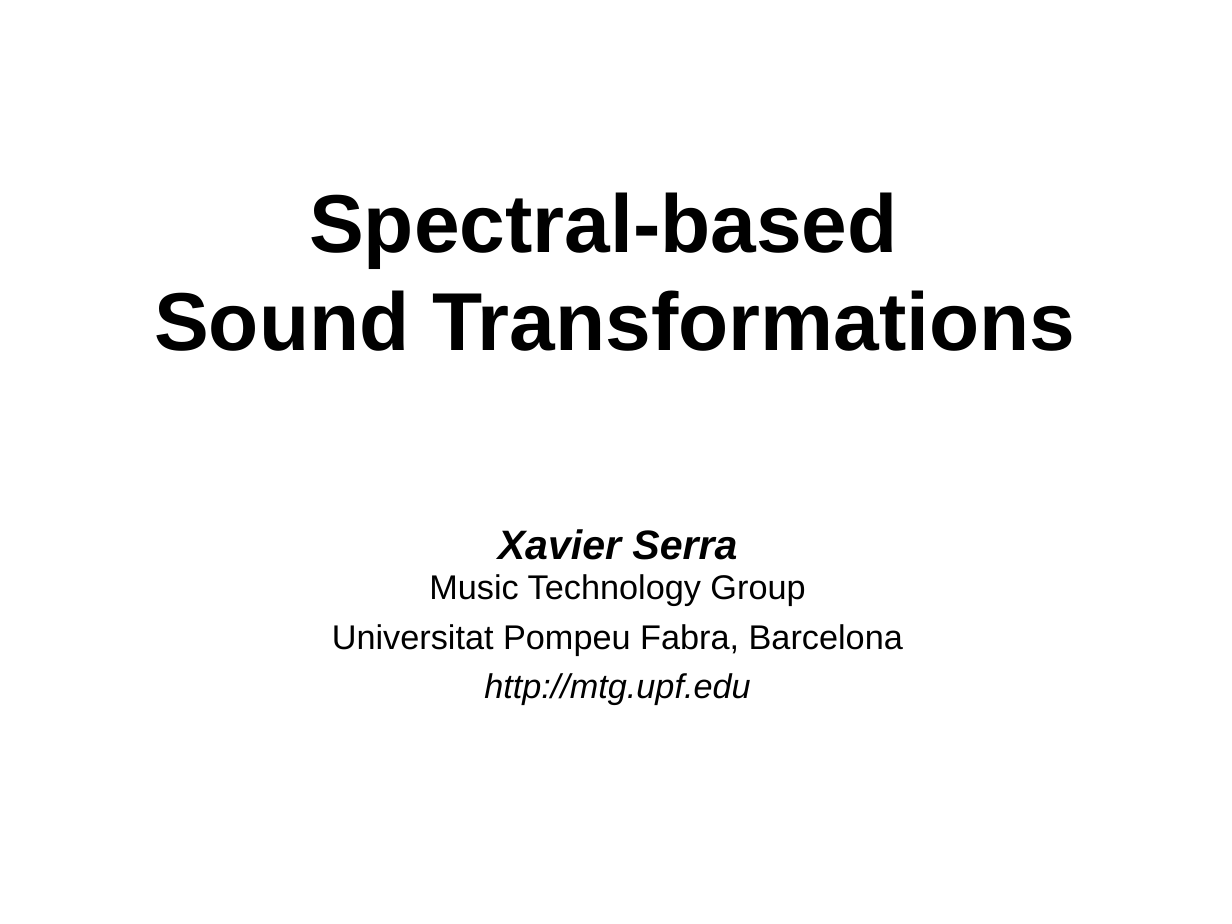
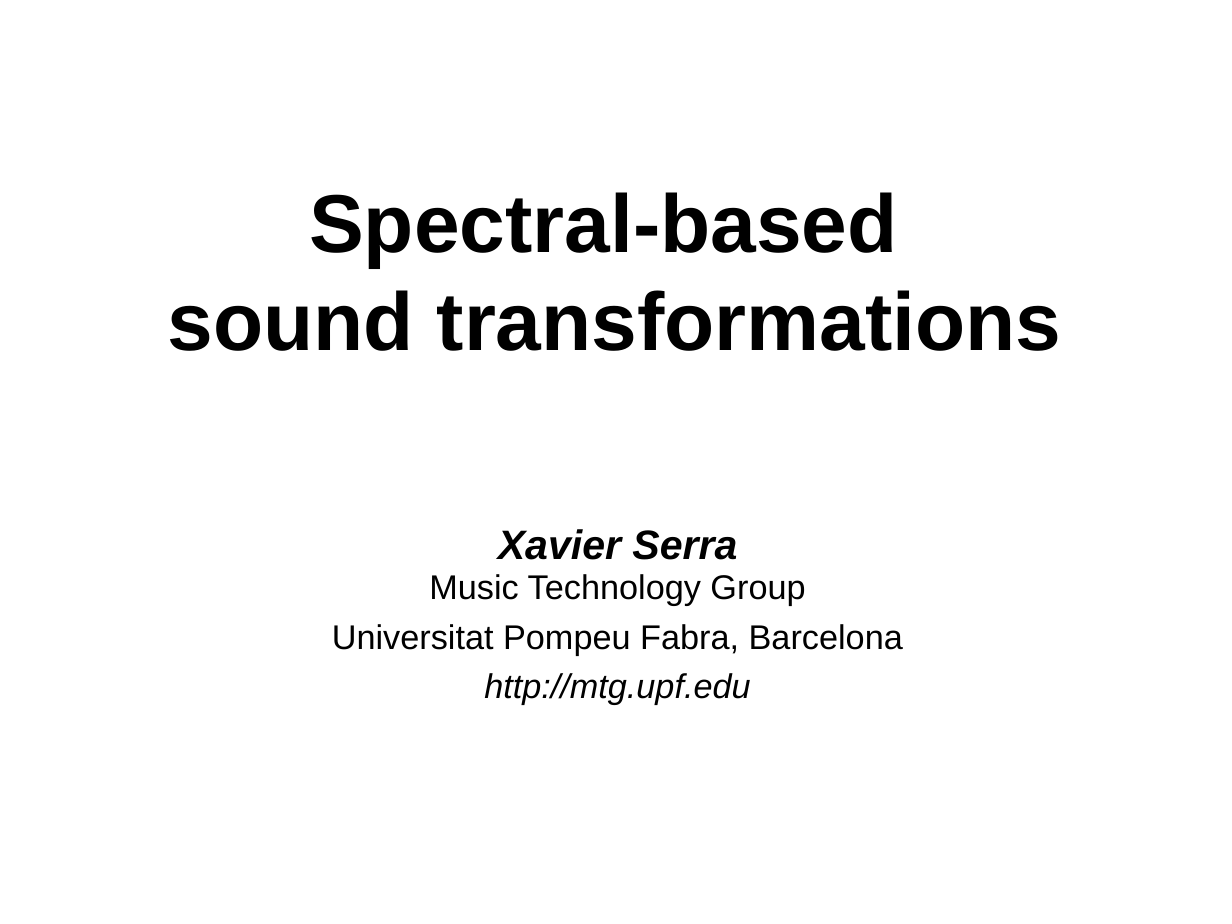
Before and after one commit to MTG/sms-tools, a slide deck: slide 1 of teaching-material/lectures/lect8-Sound-transformations/8-Sound-transformations.odp. Drawn at 1232x924 pixels with LibreOffice and Linux fonts; fonts in the diff are those of the drawing. Boxes give left, top, right and bottom in pixels: in the first picture for what was removed or moved away, otherwise in the second. Text is boxed around its words. In the diff, an @@ line names an element or a change of style, - is before the commit and + after.

```diff
--- a/teaching-material/lectures/lect8-Sound-transformations/8-Sound-transformations.odp
+++ b/teaching-material/lectures/lect8-Sound-transformations/8-Sound-transformations.odp
@@ title at (x1=168, y1=192, x2=1062, y2=351): text changed @@
-Spectral-based
-Sound Transformations
+Spectral-based
+sound transformations
```
Also in this commit, not shown: 3 other slides changed, 14 other files.
